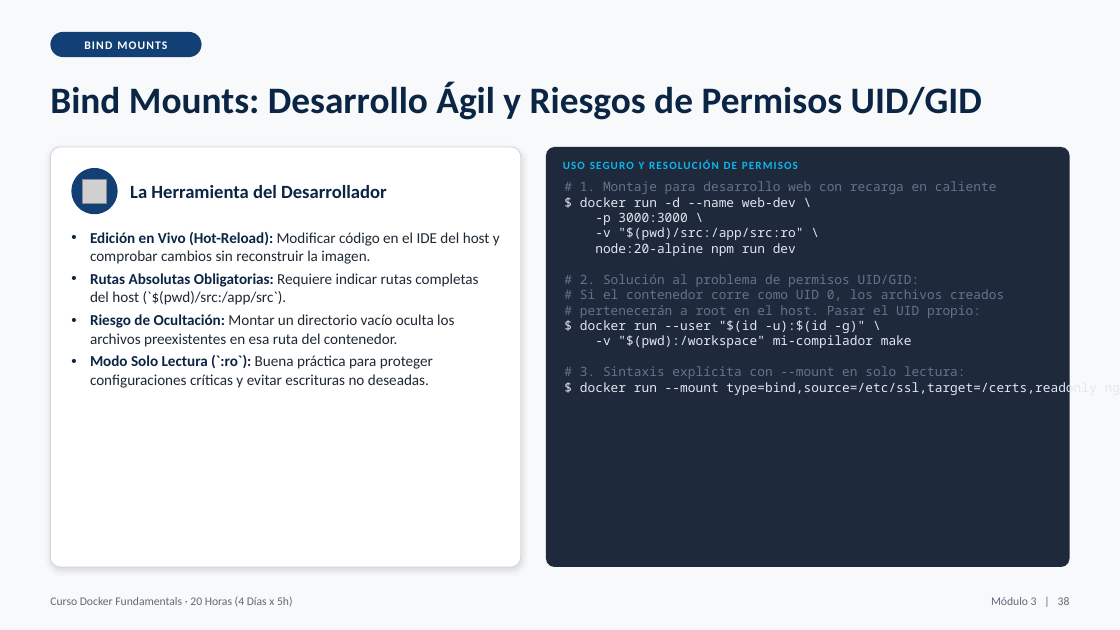
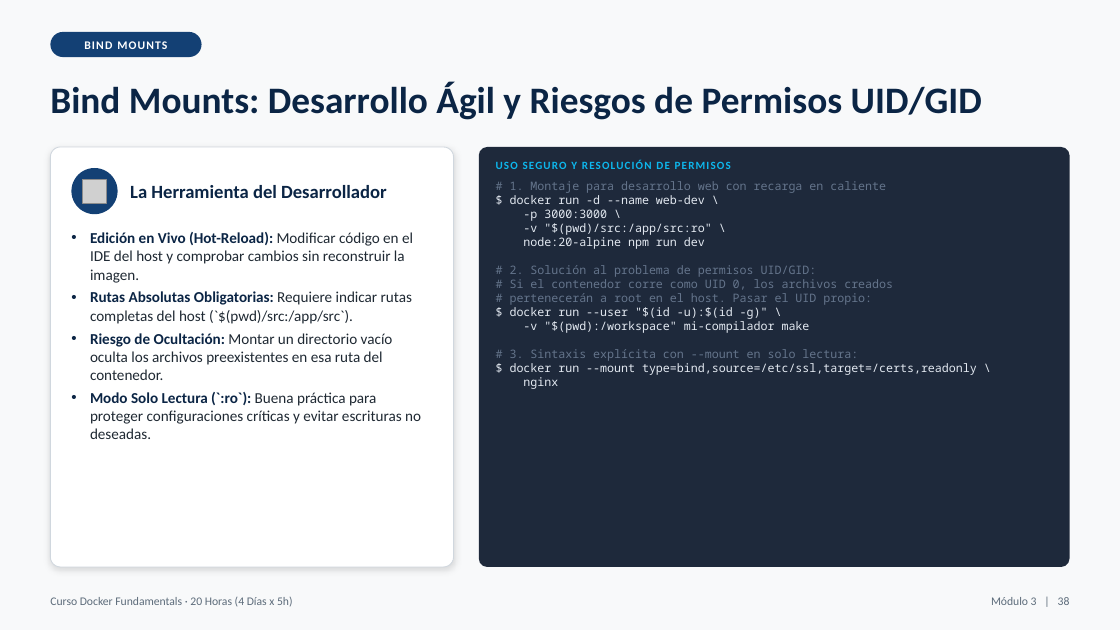
Before and after one commit to masalinas/training-docker-fundamentals, a slide deck: slide 38 of Docker_Fundamentals_20H.pptx. Drawn at 1120x630 pixels with LibreOffice and Linux fonts; fonts in the diff are those of the drawing; grey boxes stand for pictures. Boxes give left, top, right and bottom in pixels: in the first picture for what was removed or moved away, otherwise in the second. Text is boxed around its words. In the diff, an @@ line names an element or a change of style, - is before the commit and + after.

```diff
--- a/Docker_Fundamentals_20H.pptx
+++ b/Docker_Fundamentals_20H.pptx
@@ rounded rectangle: place and size @@
-rounded rectangle at bbox=[50, 147, 521, 567]
+rounded rectangle at bbox=[50, 147, 454, 567]
@@ rounded rectangle at bbox=[50, 147, 454, 567]: proportions changed @@
@@ rounded rectangle: place and size @@
-rounded rectangle at bbox=[546, 147, 1070, 567]
+rounded rectangle at bbox=[479, 147, 1070, 567]
@@ text "# 1. Montaje para desarrollo ...": place and size @@
-text "# 1. Montaje para desarrollo ..." at bbox=[580, 181, 1096, 395]
+text "# 1. Montaje para desarrollo ..." at bbox=[510, 181, 977, 389]
@@ text "USO SEGURO Y RESOLUCIÓN DE ...": place and size @@
-text "USO SEGURO Y RESOLUCIÓN DE ..." at bbox=[639, 162, 645, 169]
+text "USO SEGURO Y RESOLUCIÓN DE ..." at bbox=[571, 162, 577, 169]
@@ text at bbox=[510, 181, 893, 361]: size 11 to 10 pt in "# 1. Montaje para desarrollo web con ...", "$ docker run -d --name web-dev \", "-p 3000:3000 \", "-v "$(pwd)/src:/app/src:ro" \" and 7 more places @@
@@ text "Edición en Vivo (Hot-Reload): Modificar ..." rewrapped from bbox=[90, 232, 500, 388] to bbox=[90, 232, 421, 439] @@
@@ text at bbox=[510, 363, 977, 389]: text changed; size 11 to 10 pt @@
-$ docker run --mount type=bind,source=/etc/ssl,target=/certs,readonly nginx
+$ docker run --mount type=bind,source=/etc/ssl,target=/certs,readonly \
+nginx
```
Also in this commit, not shown: 36 other slides changed, 11 other files.
